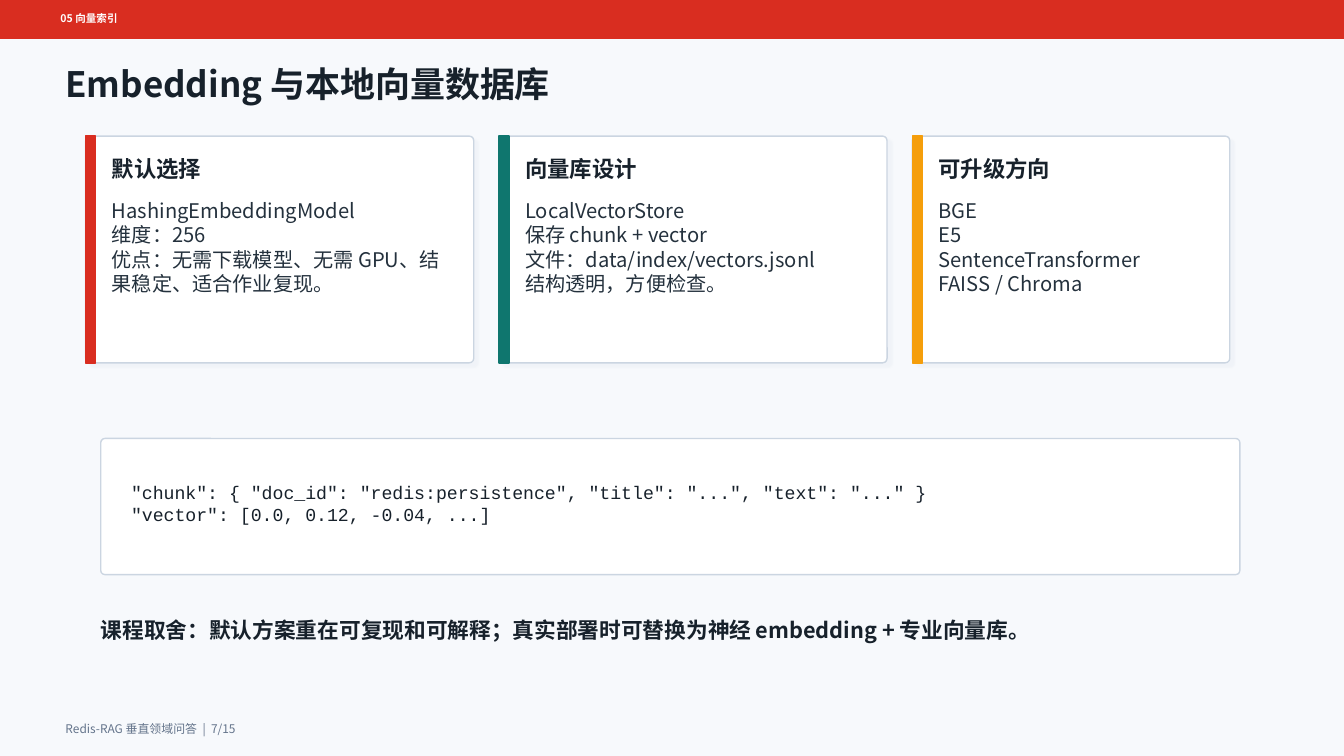
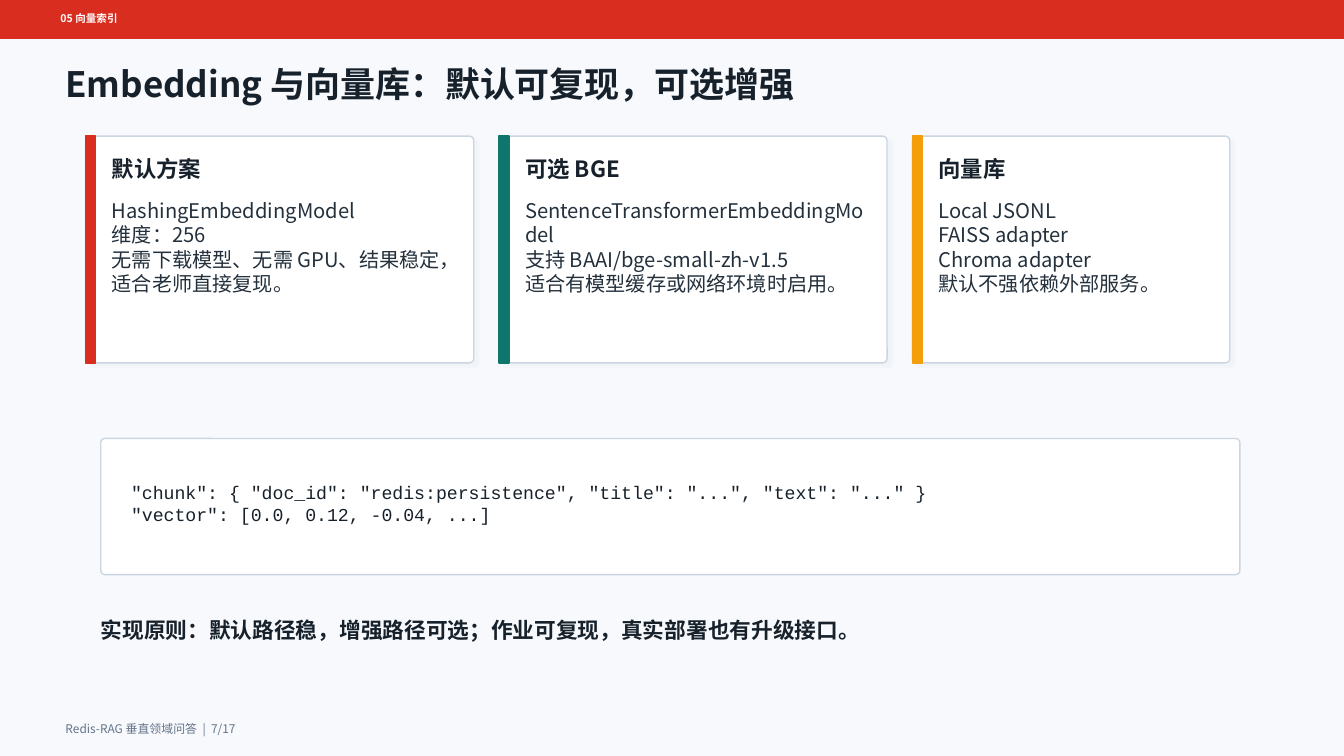
Before and after one commit to Sun-bi/nlp, a slide deck: slide 7 of slides/redis_rag_presentation.pptx. Drawn at 1344x756 pixels with LibreOffice and Linux fonts; fonts in the diff are those of the drawing. Boxes give left, top, right and bottom in pixels: in the first picture for what was removed or moved away, otherwise in the second. Text is boxed around its words. In the diff, an @@ line names an element or a change of style, - is before the commit and + after.

```diff
--- a/slides/redis_rag_presentation.pptx
+++ b/slides/redis_rag_presentation.pptx
@@ text at box(65, 67, 794, 106): text changed @@
-Embedding 与本地向量数据库
+Embedding 与向量库：默认可复现，可选增强
@@ text at box(112, 158, 201, 179): text changed @@
-默认选择
+默认方案
@@ text at box(525, 158, 620, 179): text changed @@
-向量库设计
+可选 BGE
@@ text at box(938, 158, 1005, 179): text changed @@
-可升级方向
+向量库
@@ text at box(938, 202, 1160, 293): text changed @@
-BGE
-E5
-SentenceTransformer
-FAISS / Chroma
+Local JSONL
+FAISS adapter
+Chroma adapter
+默认不强依赖外部服务。
@@ text at box(112, 250, 460, 293): text changed @@
-优点：无需下载模型、无需 GPU、结果稳定、适合作业复现。
+无需下载模型、无需 GPU、结果稳定，适合老师直接复现。
@@ text at box(525, 250, 848, 293): text changed @@
-LocalVectorStore
-保存 chunk + vector
-文件：data/index/vectors.jsonl
-结构透明，方便检查。
+SentenceTransformerEmbeddingModel
+支持 BAAI/bge-small-zh-v1.5
+适合有模型缓存或网络环境时启用。
@@ text at box(101, 619, 860, 642): text changed @@
-课程取舍：默认方案重在可复现和可解释；真实部署时可替换为神经 embedding + 专业向量库。
+实现原则：默认路径稳，增强路径可选；作业可复现，真实部署也有升级接口。
@@ text at box(65, 723, 236, 735): text changed @@
-Redis-RAG 垂直领域问答 | 7/15
+Redis-RAG 垂直领域问答 | 7/17
```
Also in this commit, not shown: 13 other slides changed, 2 slides added, 40 other files.
